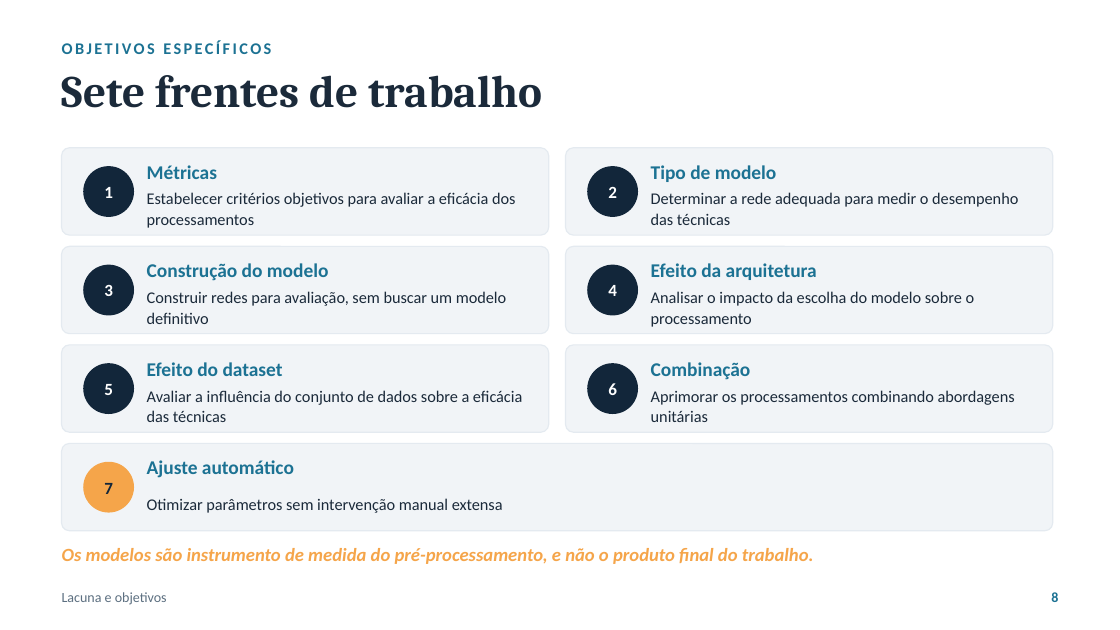
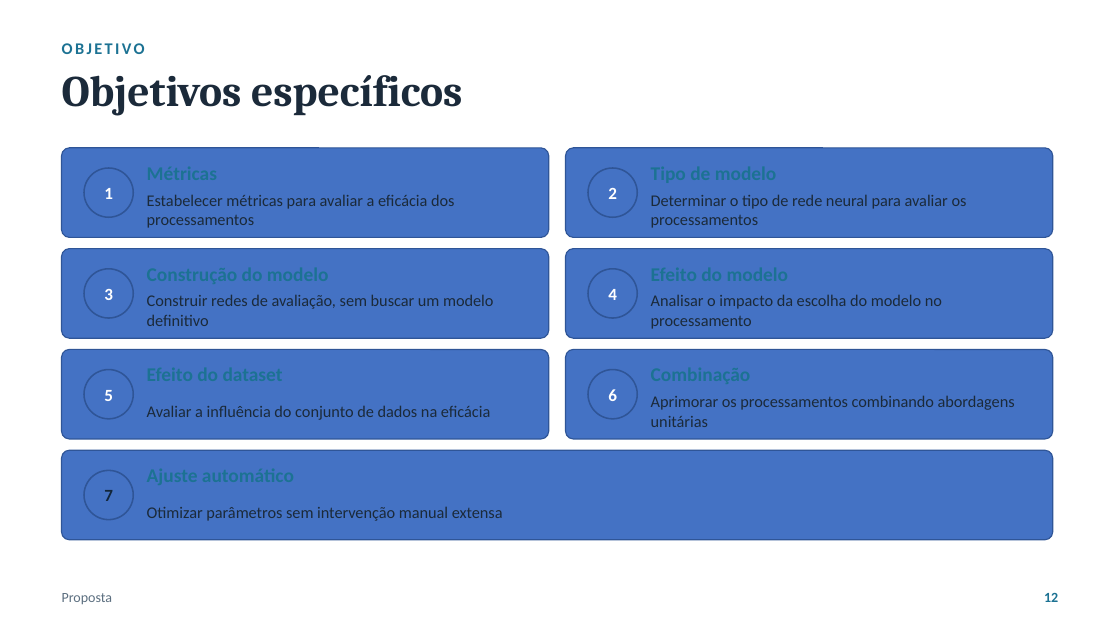
Before and after one commit to luanws/masters-thesis, a slide deck: slide 12 of presentation/defesa.odp (slide 8 before the commit). Drawn at 1120x630 pixels with LibreOffice and Linux fonts; fonts in the diff are those of the drawing. Boxes give left, top, right and bottom in pixels: in the first picture for what was removed or moved away, otherwise in the second. Text is boxed around its words. In the diff, an @@ line names an element or a change of style, - is before the commit and + after.

Commit message:
apresentação

```diff
--- a/presentation/defesa.odp
+++ b/presentation/defesa.odp
@@ text at <box>62,75,462,116</box>: text changed; size 10.5 to 28 pt; font Calibri to Cambria; text colour #1C7293 to #1B2A3A @@
-OBJETIVOS ESPECÍFICOS
+Objetivos específicos
@@ text "Objetivos específicos" at <box>62,75,462,116</box>: vertical alignment middle to top @@
@@ text removed at <box>62,75,542,108</box> @@
-Sete frentes de trabalho
@@ text removed at <box>147,165,217,179</box> @@
-Métricas
@@ text removed at <box>651,165,777,182</box> @@
-Tipo de modelo
@@ text at <box>147,194,454,228</box>: text changed @@
-Estabelecer critérios objetivos para avaliar a eficácia dos processamentos
+Estabelecer métricas para avaliar a eficácia dos processamentos
@@ text at <box>651,194,967,228</box>: text changed @@
-Determinar a rede adequada para medir o desempenho das técnicas
+Determinar o tipo de rede neural para avaliar os processamentos
@@ text removed at <box>147,263,329,281</box> @@
-Construção do modelo
@@ text removed at <box>651,263,817,280</box> @@
-Efeito da arquitetura
@@ text at <box>147,294,493,326</box>: text changed @@
-Construir redes para avaliação, sem buscar um modelo definitivo
+Construir redes de avaliação, sem buscar um modelo definitivo
@@ text at <box>651,294,942,329</box>: text changed @@
-Analisar o impacto da escolha do modelo sobre o processamento
+Analisar o impacto da escolha do modelo no processamento
@@ text removed at <box>147,362,283,376</box> @@
-Efeito do dataset
@@ fill #12263A to #4472C4; outline #12263A 0.99 pt to #2F5597 0.99 pt in 6 elements at <box>84,168,133,217</box>, <box>588,168,637,217</box>, <box>84,269,133,318</box>, <box>588,269,637,318</box>, <box>84,370,133,419</box>, <box>588,370,637,419</box> @@
@@ text removed at <box>651,362,751,380</box> @@
-Combinação
@@ text at <box>147,405,490,420</box>: text changed @@
-Avaliar a influência do conjunto de dados sobre a eficácia das técnicas
+Avaliar a influência do conjunto de dados na eficácia
@@ text "Aprimorar os processamentos combinando abordagens ..." at <box>651,395,1015,427</box>: line spacing 1.05 to 1 @@
@@ 5 texts, 5 ellipses, 5 rounded rectangles: place and size @@
-5 texts, 5 ellipses, 5 rounded rectangles at <box>62,246,1053,531</box>
+5 texts, 5 ellipses, 5 rounded rectangles at <box>62,249,1053,540</box>
@@ fill #F1F4F7 to #4472C4; outline #E4EAF0 0.74 pt to #2F5597 0.74 pt; proportions changed in 7 elements at <box>62,148,549,237</box>, <box>566,148,1053,237</box>, <box>62,249,549,338</box>, <box>566,249,1053,338</box>, <box>62,349,549,439</box>, <box>566,349,1053,439</box>, <box>62,450,1053,540</box> @@
@@ ellipse at <box>84,470,133,520</box>: fill #F5A54A to #4472C4; outline #F5A54A 0.99 pt to #2F5597 0.99 pt @@
@@ text removed at <box>147,460,294,478</box> @@
-Ajuste automático
@@ text "Otimizar parâmetros sem intervenção manual ..." at <box>147,507,503,521</box>: line spacing 1.05 to 1 @@
@@ text "Otimizar parâmetros sem intervenção manual ...": place and size @@
-text "Otimizar parâmetros sem intervenção manual ..." at <box>147,498,503,513</box>
+text "Otimizar parâmetros sem intervenção manual ..." at <box>147,507,503,521</box>
@@ text removed at <box>62,548,814,564</box> @@
-Os modelos são instrumento de medida do pré-processamento, e não o produto final do trabalho.
@@ text removed at <box>62,592,167,605</box> @@
-Lacuna e objetivos
@@ text added at <box>62,593,113,604</box>, 9 pt, text #5C6F80 @@
+Proposta
@@ text added at <box>1044,593,1058,602</box>, 9 pt, text #1C7293, bold @@
+12
@@ text removed at <box>1051,592,1058,602</box> @@
-8
```
Also in this commit, not shown: 6 other slides changed, 21 slides added, 23 slides removed, 26 other files.
